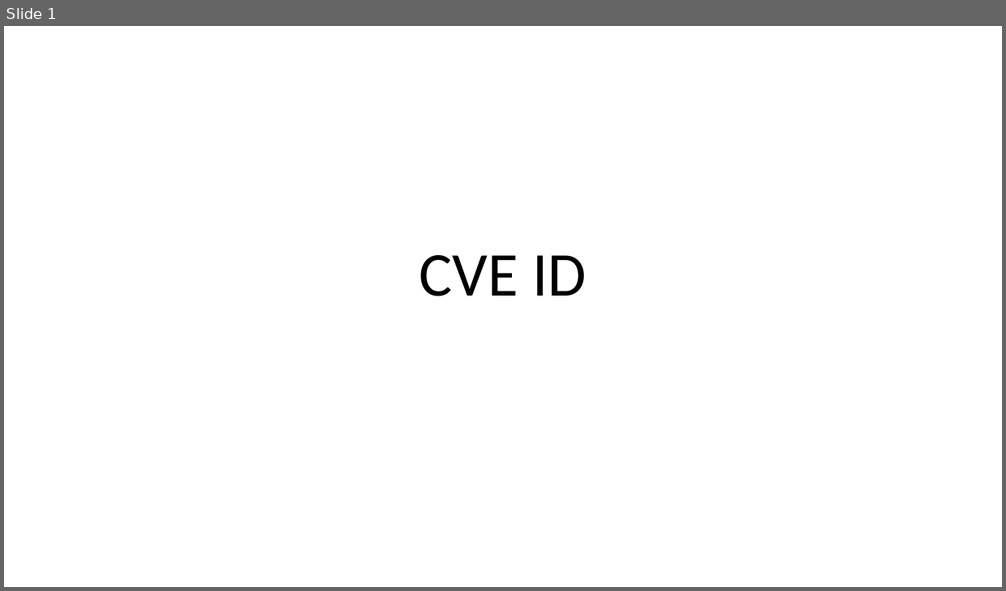
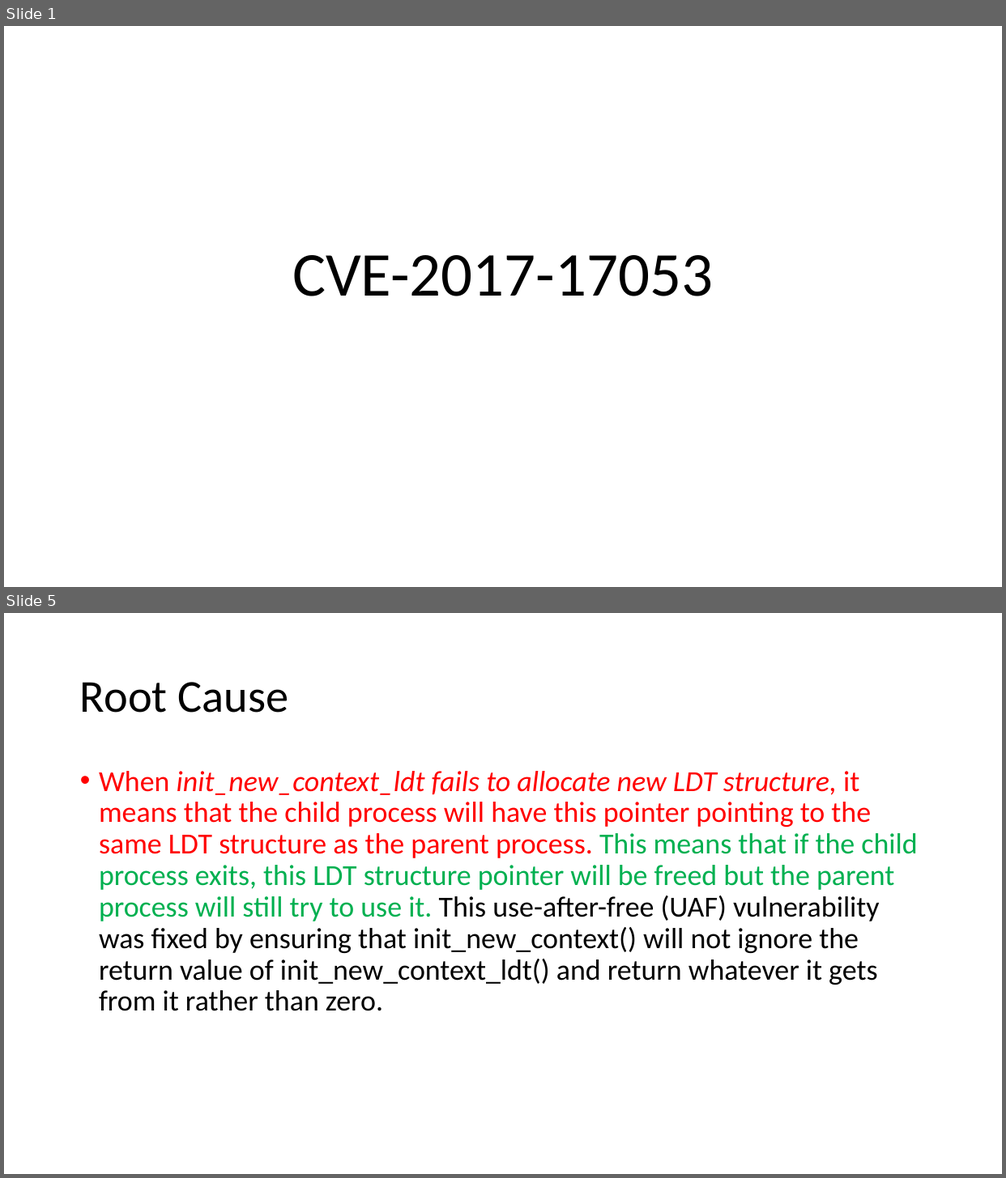
Before and after one commit to mudongliang/Kernel_Vulnerabilities, a slide deck: UAF/2017/CVE-2017-17053.pptx. Shown one above the other, each under a label of ours: slide 1 before the commit, slides 1 and 5 after it; the slides between them are not shown. The pictures are 1006x591 and 1006x1178 pixels, drawn with LibreOffice and Linux fonts; fonts in the diff are those of the drawing. Boxes give left, top, right and bottom in pixels: in the first picture for what was removed or moved away, otherwise in the second. Text is boxed around its words. In the diff, an @@ line names an element or a change of style, - is before the commit and + after.

Commit message:
add another vulnerability analysis

```diff
--- a/UAF/2017/CVE-2017-17053.pptx
+++ b/UAF/2017/CVE-2017-17053.pptx
@@ slide 5 added at box(4, 613, 1002, 1174), background #FFFFFF @@
@@ title added at box(80, 682, 289, 713), 44 pt, text #000000 @@
+Root Cause
@@ text added at box(99, 771, 917, 1012), 28 pt, text #000000 @@
+• When init_new_context_ldt fails to allocate new LDT structure, it means that the child process will have this pointer pointing to the same LDT structure as the parent process. This means that if the child process exits, this LDT structure pointer will be freed but the parent process will still try to use it. This use-after-free (UAF) vulnerability was fixed by ensuring that init_new_context() will not ignore the return value of init_new_context_ldt() and return whatever it gets from it rather than zero.
@@ slide 1 changed as well @@
@@ title at box(292, 255, 713, 297): text changed @@
-CVE ID
+CVE-2017-17053
```
Also in this commit, not shown: 2 other slides changed, 5 other slides added, 2 slides removed, 1 other file.
